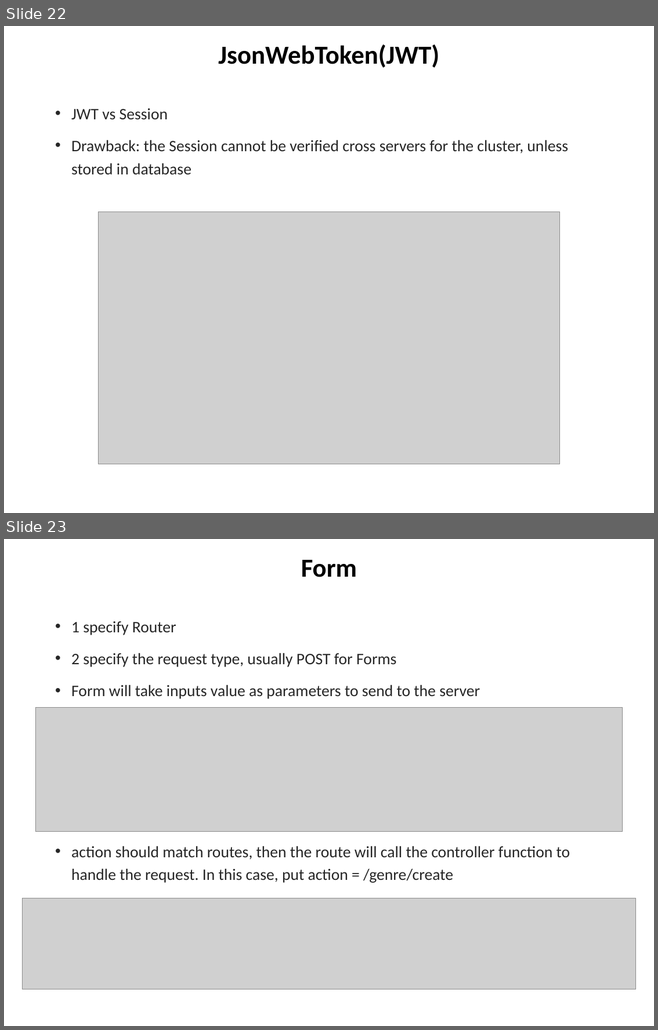
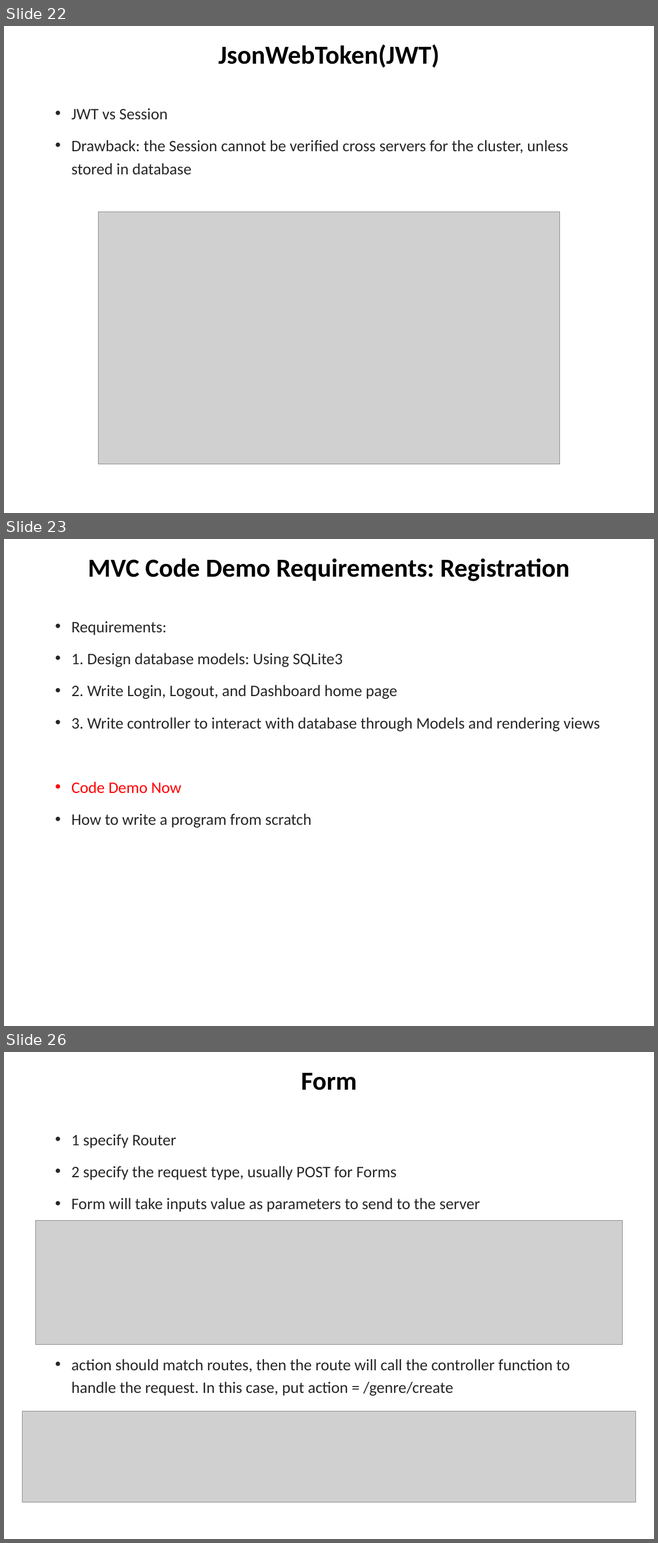
Before and after one commit to chuacw/SGUS-Slides, a slide deck: BCI - Day10 - Node-Express 1.pptx. Shown one above the other, each under a label of ours: slides 22 and 23 before the commit, slides 22, 23 and 26 after it; the slides between them are not shown. The pictures are 658x1030 and 658x1543 pixels, drawn with LibreOffice and Linux fonts; fonts in the diff are those of the drawing; grey boxes stand for pictures. Boxes give left, top, right and bottom in pixels: in the first picture for what was removed or moved away, otherwise in the second. Text is boxed around its words. In the diff, an @@ line names an element or a change of style, - is before the commit and + after.

```diff
--- a/BCI - Day10 - Node-Express 1.pptx
+++ b/BCI - Day10 - Node-Express 1.pptx
@@ slide 23 added at (4,539,654,1026), background #FFFFFF @@
@@ title added at (88,558,570,581), 28.8 pt, text #000000, bold @@
+MVC Code Demo Requirements: Registration
@@ text added at (71,621,600,828), 17.8 pt, text #262626 @@
+• Requirements:
+• 1. Design database models: Using SQLite3
+• 2. Write Login, Logout, and Dashboard home page
+• 3. Write controller to interact with database through Models and rendering views
+• Code Demo Now
+• How to write a program from scratch
@@ what was slide 23 is now slide 26 @@
```
Also in this commit, not shown: 2 slides changed, 2 other slides added, 1 other file.
